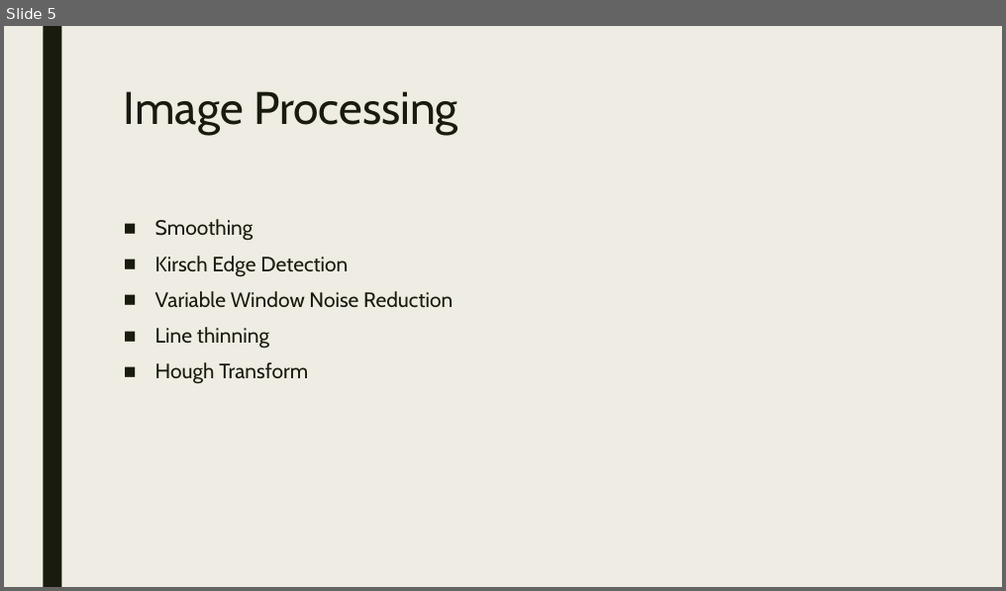
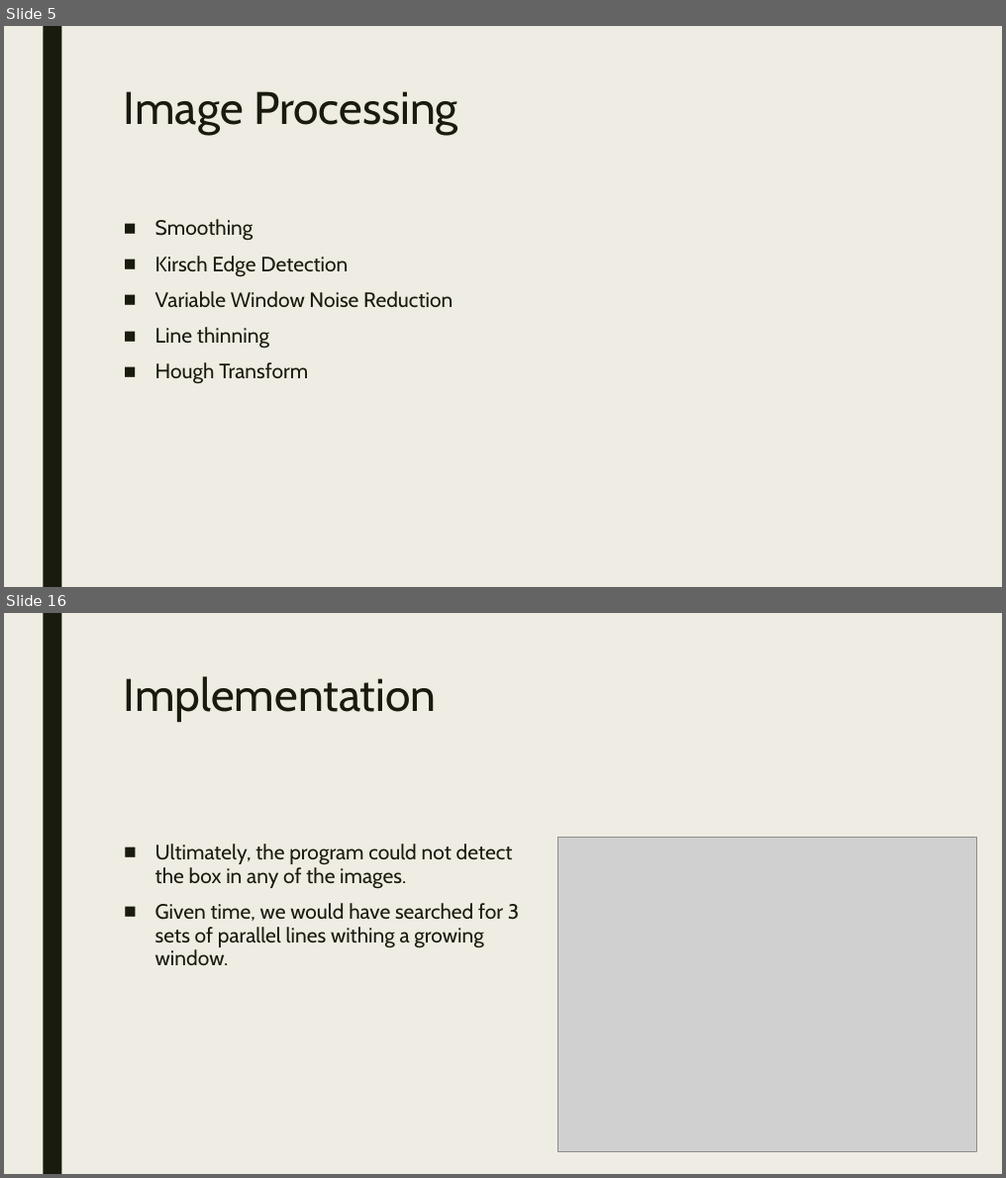
Before and after one commit to AndrewMorris-scsu/CSClassFiles, a slide deck: 334/ImagePresentation.odp. Shown one above the other, each under a label of ours: slide 5 before the commit, slides 5 and 16 after it; the slides between them are not shown. The pictures are 1006x591 and 1006x1178 pixels, drawn with LibreOffice and Linux fonts; fonts in the diff are those of the drawing; grey boxes stand for pictures. Boxes give left, top, right and bottom in pixels: in the first picture for what was removed or moved away, otherwise in the second. Text is boxed around its words. In the diff, an @@ line names an element or a change of style, - is before the commit and + after.

Commit message:
Image presentation for CSCI334

```diff
--- a/334/ImagePresentation.odp
+++ b/334/ImagePresentation.odp
@@ slide 16 added at [4, 613, 1002, 1174], background #EFEDE3; not listed: 1 template element that a slide beside it also shows @@
@@ title added at [124, 676, 436, 722], 44 pt, text #191B0E @@
+Implementation
@@ text added at [155, 844, 519, 965], 20 pt, text #191B0E @@
+■ Ultimately, the program could not detect the box in any of the images.
+■ Given time, we would have searched for 3 sets of parallel lines withing a growing window.
@@ picture added at [558, 838, 977, 1152] @@
```
Also in this commit, not shown: 9 slides changed, 5 other slides added.
